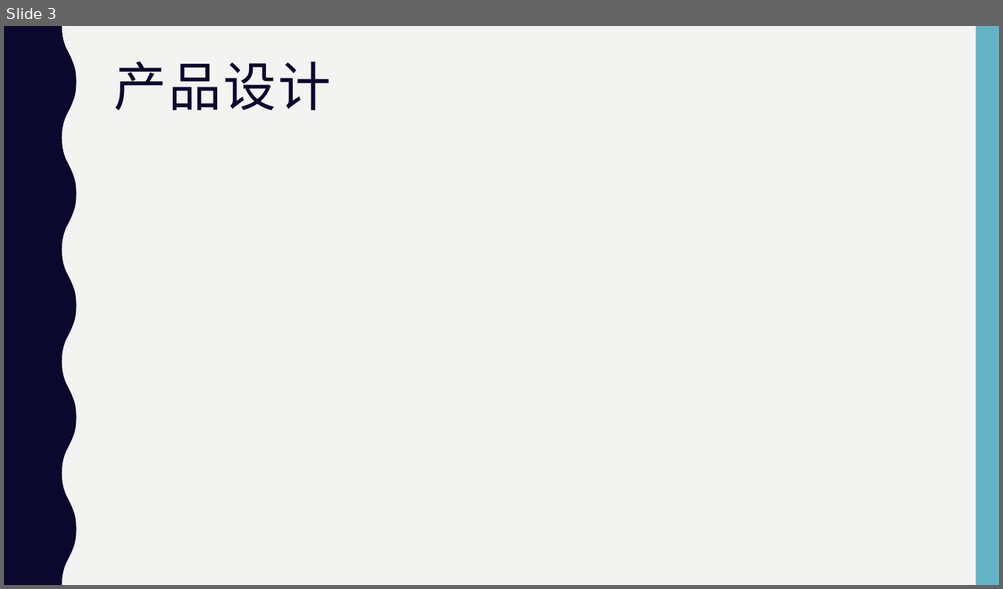
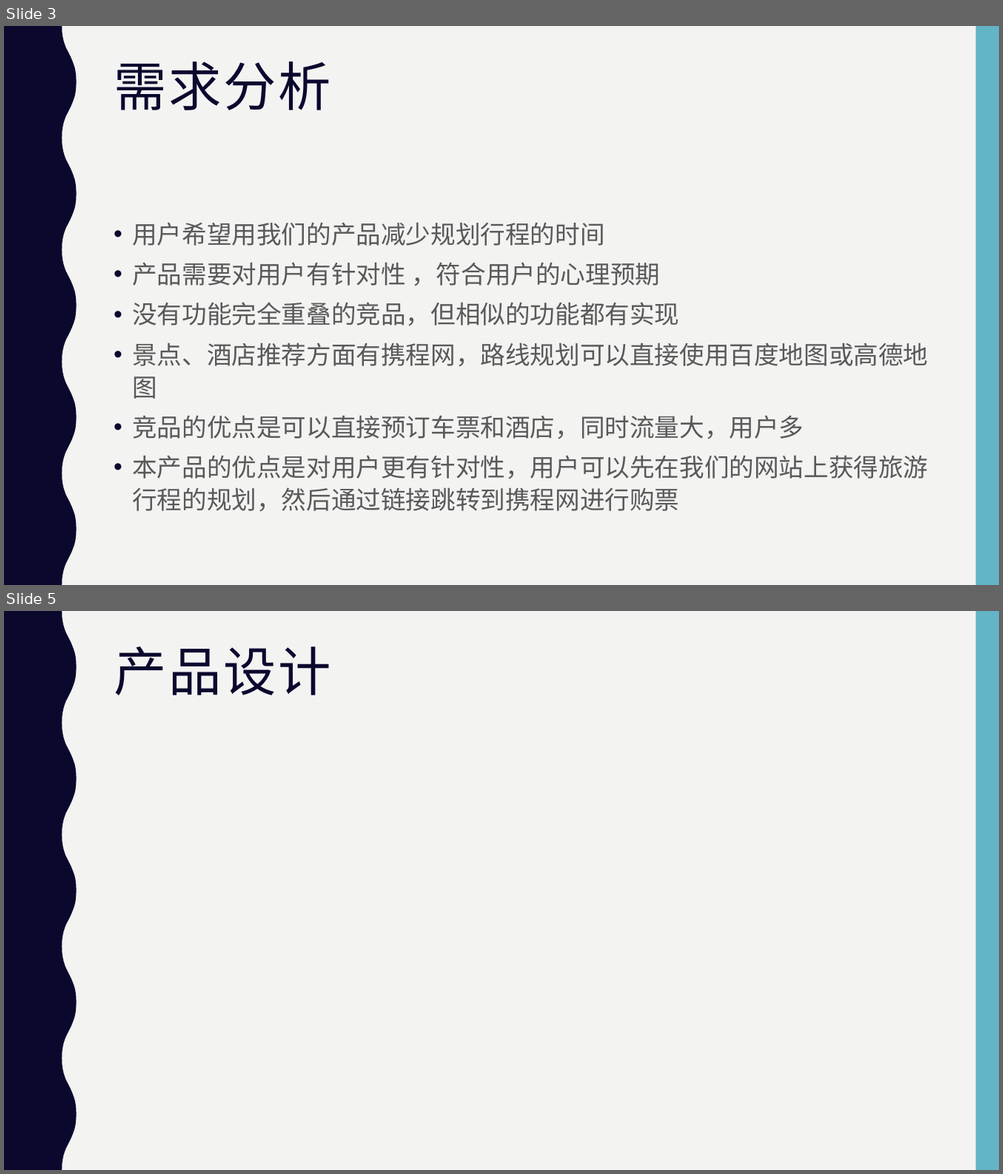
Before and after one commit to jhxlglxptsb/recommend, a slide deck: 课程设计报告.pptx. Shown one above the other, each under a label of ours: slide 3 before the commit, slides 3 and 5 after it; the slides between them are not shown. The pictures are 1003x589 and 1003x1174 pixels, drawn with LibreOffice and Linux fonts; fonts in the diff are those of the drawing. Boxes give left, top, right and bottom in pixels: in the first picture for what was removed or moved away, otherwise in the second. Text is boxed around its words. In the diff, an @@ line names an element or a change of style, - is before the commit and + after.

Commit message:
PPT写了需求部分

```diff
--- a/课程设计报告.pptx
+++ b/课程设计报告.pptx
@@ slide 3 added at (x1=4, y1=26, x2=999, y2=585), background #F3F3F2; not listed: 2 template elements that a slide beside it also shows @@
@@ title added at (x1=114, y1=62, x2=331, y2=110), 51 pt, text #0B082E @@
+需求分析
@@ text added at (x1=132, y1=222, x2=928, y2=512), 24 pt, text #595959 @@
+• 用户希望用我们的产品减少规划行程的时间
+• 产品需要对用户有针对性 ，符合用户的心理预期
+• 没有功能完全重叠的竞品，但相似的功能都有实现
+• 景点、酒店推荐方面有携程网，路线规划可以直接使用百度地图或高德地图
+• 竞品的优点是可以直接预订车票和酒店，同时流量大，用户多
+• 本产品的优点是对用户更有针对性，用户可以先在我们的网站上获得旅游行程的规划，然后通过链接跳转到携程网进行购票
@@ what was slide 3 is now slide 5 @@
```
Also in this commit, not shown: 2 slides changed, 1 other slide added, 1 slide removed.
